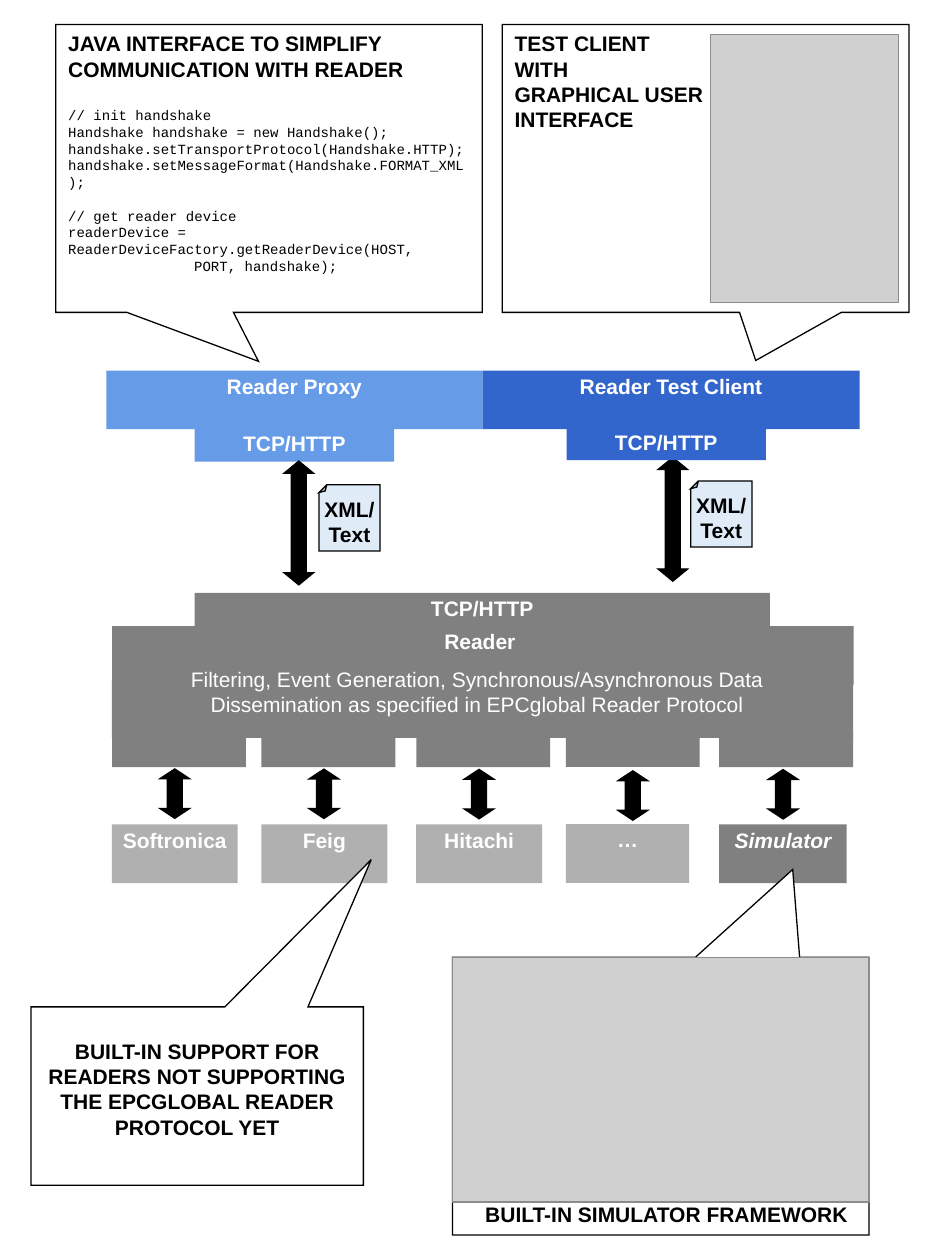
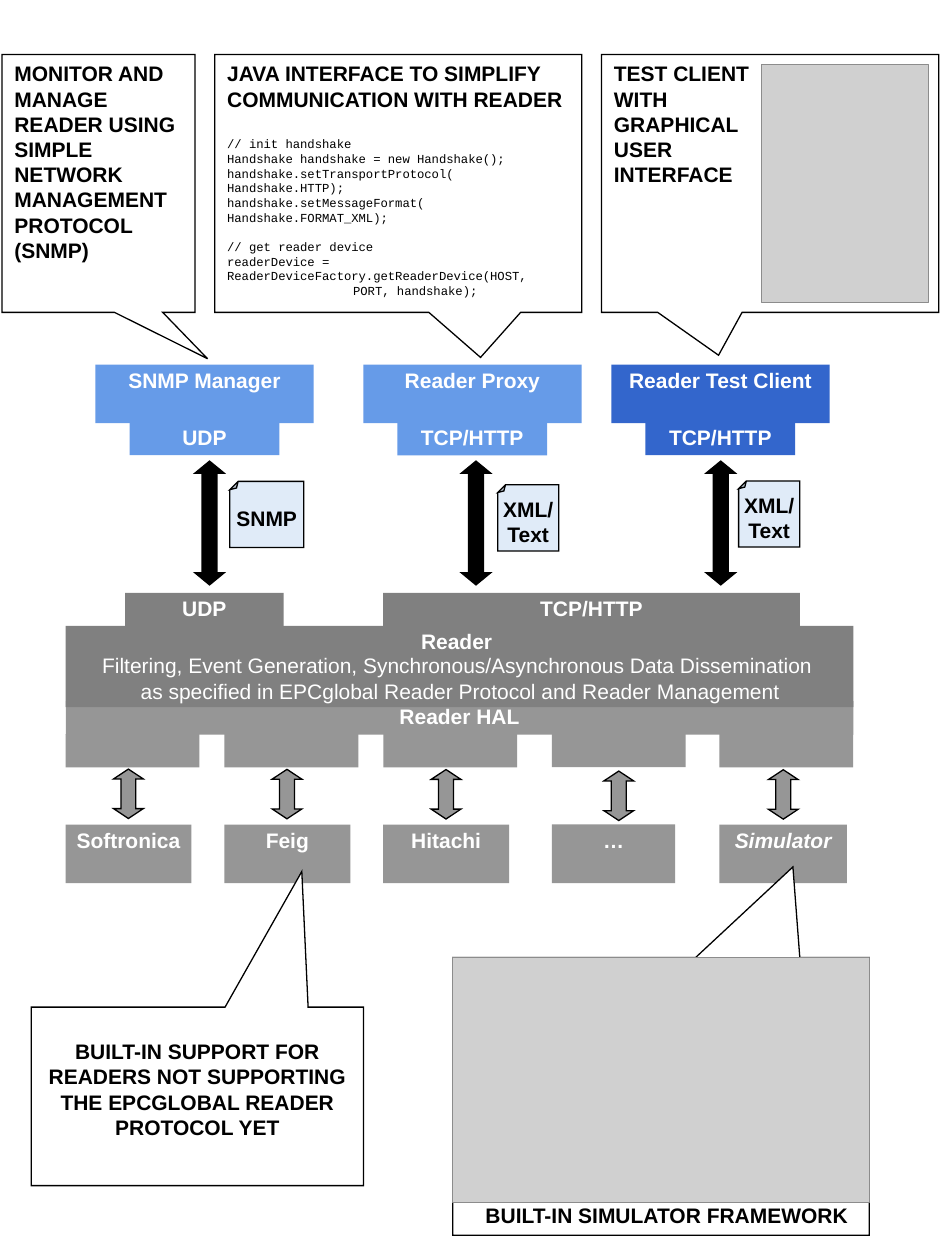
Before and after one commit to Fosstrak/fosstrak-reader, a slide deck: slide 1 of reader/trunk/src/site/resources/images/ReaderProjectOverview.ppt. Drawn at 945x1260 pixels with LibreOffice and Linux fonts; fonts in the diff are those of the drawing; grey boxes stand for pictures. Boxes give left, top, right and bottom in pixels: in the first picture for what was removed or moved away, otherwise in the second. Text is boxed around its words. In the diff, an @@ line names an element or a change of style, - is before the commit and + after.

Commit message:
updated overview picture to include SNMP and HAL

```diff
--- a/reader/trunk/src/site/resources/images/ReaderProjectOverview.ppt
+++ b/reader/trunk/src/site/resources/images/ReaderProjectOverview.ppt
@@ speech box added at (3,54,195,312), fill #FFFFFF, outline #000000 0.74 pt, 12 pt, text #000000, bold @@
+MONITOR AND MANAGE READER USING SIMPLE NETWORK MANAGEMENT PROTOCOL (SNMP)
@@ speech box "JAVA INTERFACE TO SIMPLIFY COMMUNICATION ...": place and size @@
-speech box "JAVA INTERFACE TO SIMPLIFY COMMUNICATION ..." at (55,24,483,311)
+speech box "JAVA INTERFACE TO SIMPLIFY COMMUNICATION ..." at (214,54,581,312)
@@ speech box "TEST CLIENT": place and size @@
-speech box "TEST CLIENT" at (503,24,910,311)
+speech box "TEST CLIENT" at (601,54,939,312)
@@ picture: place and size @@
-picture at (711,34,898,302)
+picture at (761,64,927,302)
@@ text in speech box at (227,140,527,298): size 8 to 7 pt in "// init handshake", "Handshake handshake = new Handshake();", "// get reader device", "readerDevice = ReaderDeviceFactory.getReaderDevice(HOST," and 1 more places @@
@@ text in speech box at (227,169,454,225): text changed; size 8 to 7 pt @@
-handshake.setTransportProtocol(Handshake.HTTP);
-handshake.setMessageFormat(Handshake.FORMAT_XML);
+handshake.setTransportProtocol(
+Handshake.HTTP);
+handshake.setMessageFormat(
+Handshake.FORMAT_XML);
@@ rectangle added at (96,364,314,423), fill #669BE8, 12 pt, text #FFFFFF, bold @@
+SNMP Manager
@@ rectangle "Reader Proxy": place and size @@
-rectangle "Reader Proxy" at (106,370,483,430)
+rectangle "Reader Proxy" at (363,364,581,423)
@@ rectangle "Reader Test Client": place and size @@
-rectangle "Reader Test Client" at (483,370,859,430)
+rectangle "Reader Test Client" at (611,364,829,423)
@@ rectangle added at (130,422,280,456), fill #669BE8, 12 pt, text #FFFFFF, bold @@
+UDP
@@ rectangle "TCP/HTTP": place and size @@
-rectangle "TCP/HTTP" at (195,428,394,462)
+rectangle "TCP/HTTP" at (397,422,547,456)
@@ rectangle "TCP/HTTP": place and size @@
-rectangle "TCP/HTTP" at (567,427,766,461)
+rectangle "TCP/HTTP" at (645,422,795,456)
@@ up down arrow: place and size @@
-up down arrow at (284,461,314,585)
+up down arrow at (195,461,226,585)
@@ up down arrow added at (461,461,491,585), fill #000000, outline #000000 0.74 pt @@
@@ up down arrow: place and size @@
-up down arrow at (658,457,688,581)
+up down arrow at (706,461,736,585)
@@ folded corner added at (229,481,304,547), fill #E0EBF8, outline #000000 0.74 pt, 12 pt, text #000000, bold @@
+SNMP
@@ folded corner "XML/ Text": place and size @@
-folded corner "XML/ Text" at (319,485,379,551)
+folded corner "XML/ Text" at (498,485,558,551)
@@ folded corner "XML/ Text": place and size @@
-folded corner "XML/ Text" at (690,481,752,547)
+folded corner "XML/ Text" at (738,481,800,547)
@@ rectangle added at (125,593,284,627), fill #808080, 12 pt, text #FFFFFF, bold @@
+UDP
@@ rectangle "TCP/HTTP": place and size @@
-rectangle "TCP/HTTP" at (195,593,771,627)
+rectangle "TCP/HTTP" at (383,593,800,627)
@@ rectangle "Reader": place and size @@
-rectangle "Reader" at (112,626,854,685)
+rectangle "Reader" at (66,626,853,708)
@@ text at (102,658,812,703): text changed @@
-Filtering, Event Generation, Synchronous/Asynchronous Data Dissemination as specified in EPCglobal Reader Protocol
+Filtering, Event Generation, Synchronous/Asynchronous Data Dissemination
+as specified in EPCglobal Reader Protocol and Reader Management
@@ rectangle removed at (112,679,853,738) @@
@@ rectangle added at (66,702,853,736), fill #969696, 12 pt, text #FFFFFF, bold @@
+Reader HAL
@@ fill #808080 to #969696 in 6 elements at (719,825,847,885), (719,735,853,767), (552,733,685,766), (383,735,517,767), (224,735,358,767), (66,735,199,767) @@
@@ 2 rectangles, 1 up down arrow: place and size @@
-2 rectangles, 1 up down arrow at (112,733,246,883)
+2 rectangles, 1 up down arrow at (66,735,199,885)
@@ up down arrow at (113,769,144,818): fill #000000 to #969696 @@
@@ 4 rectangles, 2 up down arrows: place and size @@
-4 rectangles, 2 up down arrows at (261,733,549,883)
+4 rectangles, 2 up down arrows at (224,735,517,885)
@@ fill #000000 to #969696; proportions changed in 3 elements at (769,770,799,819), (604,771,634,820), (272,770,302,819) @@
@@ up down arrow at (431,770,461,819): fill #000000 to #969696 @@
@@ fill #B0B0B0 to #969696 in 4 elements at (383,825,509,885), (224,825,350,885), (66,825,192,885), (552,824,675,883) @@
@@ 2 rectangles, 1 up down arrow: place and size @@
-2 rectangles, 1 up down arrow at (566,733,699,883)
+2 rectangles, 1 up down arrow at (552,733,685,883)
@@ proportions changed in 4 elements at (32,1007,364,1186), (601,54,939,312), (214,54,581,312), (452,958,869,1236) @@
```
Also in this commit, not shown: 3 other files.
